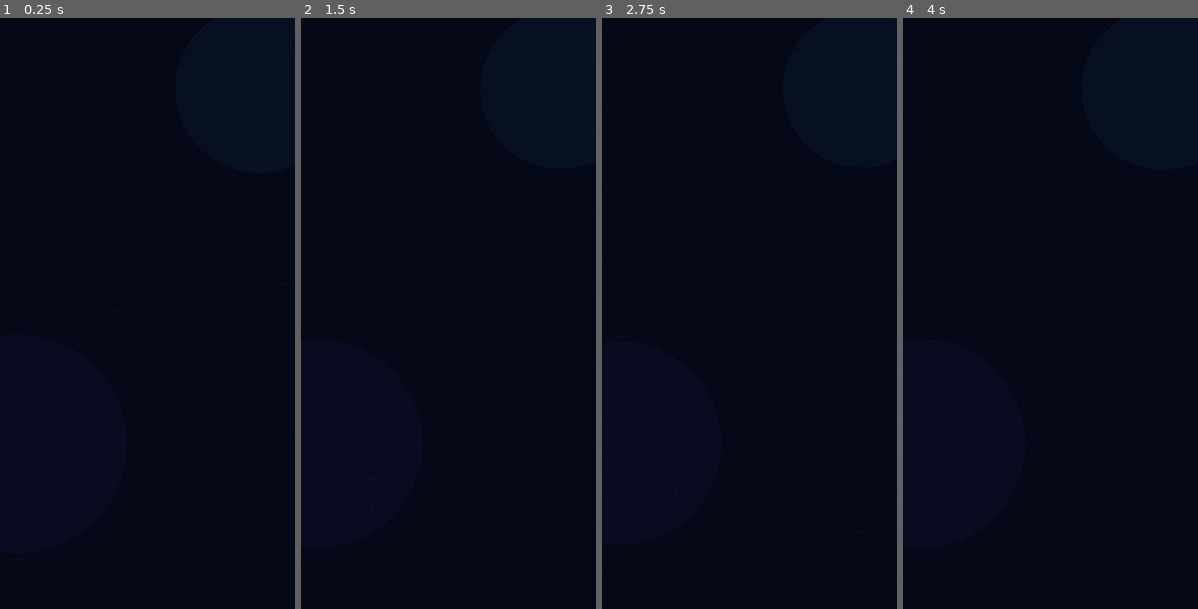
Above: before the commit, frames 1-4 (left to right).
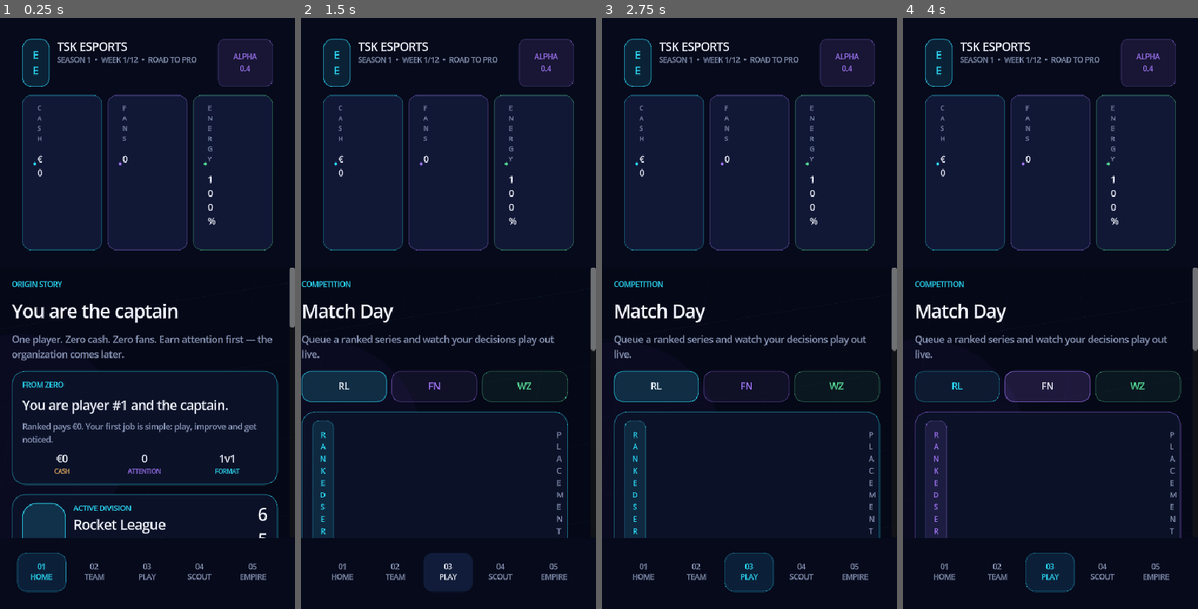
Above: after the commit, the same moments.

Repository: JasonTSKowner/E-Sport-Empire
Game: Godot game, scene res://scenes/Main.tscn
Same seed, same stepped clock (60 frames per second), same inputs: the game is played once before the commit and once after it.
Inputs (mouse positions are in pixels of both pictures, inside the frame that each line leads up to):
- Up to frame 1 (0.25 s): no input
- Up to frame 2 (1.5 s): click (448, 573) at 0.5 s, where only the run after the commit has a clickable "03 PLAY"; click (448, 573) at 1.25 s, where only the run after the commit has a clickable "03 PLAY"
- Up to frame 3 (2.75 s): click (643, 384) at 2 s, where only the run after the commit has a clickable "RL"
- Up to frame 4 (4 s): click (956, 384) at 2.75 s, where only the run after the commit has a clickable "RL"; click (1047, 384) at 3.5 s, where only the run after the commit has a clickable "FN"

The runs differ from the first frame. In frame 1, 26% of the frame differs, in the area x 4-100%, y 3-98%; in frame 2, 26%; in frame 3, 26%; in frame 4, 26%.
Error before the commit: Parse Error: Function "_origin_card()" not found in base self. (res://scripts/main.gd:311)

Commit message:
v0.4: captain origin cards, contacts, streaming and cups UI

Diff:
--- a/scripts/main.gd
+++ b/scripts/main.gd
@@ -321,6 +321,52 @@
 	page_content.add_child(_section_title("RECENT FORM", "Your latest organization results."))
 	_build_history_list(page_content, 4)
 
+func _origin_card() -> Control:
+	var panel := UI.card(UI.CYAN)
+	var box := VBoxContainer.new()
+	box.add_theme_constant_override("separation", 10)
+	panel.add_child(box)
+	box.add_child(UI.overline("FROM ZERO", UI.CYAN))
+	box.add_child(UI.label("You are player #1 and the captain.", 19, UI.TEXT, 800))
+	box.add_child(UI.label(
+		"Ranked pays €0. Your first job is simple: play, improve and get noticed.",
+		12,
+		UI.MUTED
+	))
+	var row := HBoxContainer.new()
+	row.add_child(_metric_block("CASH", GameDataRef.format_cash(int(game.data.get("cash", 0))), UI.GOLD))
+	row.add_child(_metric_block("ATTENTION", str(int(game.data.get("attention", 0))), UI.PURPLE))
+	row.add_child(_metric_block("FORMAT", game.match_format("Rocket League"), UI.CYAN))
+	box.add_child(row)
+	return panel
+
+
+func _contact_card(contact: Dictionary) -> Control:
+	var mode := str(contact.get("mode", "Rocket League"))
+	var accent: Color = GameDataRef.MODE_COLORS[mode]
+	var panel := UI.card(accent)
+	var row := HBoxContainer.new()
+	row.add_theme_constant_override("separation", 10)
+	panel.add_child(row)
+	var info := VBoxContainer.new()
+	info.size_flags_horizontal = Control.SIZE_EXPAND_FILL
+	info.add_child(UI.overline(str(contact.get("source", "MATCH CONTACT")), accent))
+	info.add_child(UI.label(str(contact.get("name", "Unknown")), 17, UI.TEXT, 800))
+	info.add_child(UI.label(
+		"%s  •  OVR %d  •  POT %d"
+		% [mode, game.player_overall(contact), int(contact.get("potential", 70))],
+		11,
+		UI.MUTED
+	))
+	row.add_child(info)
+	var accept := UI.button("QUEUE
+TOGETHER", accent, true, true)
+	accept.custom_minimum_size.x = 116
+	accept.pressed.connect(_accept_contact.bind(str(contact.get("id", ""))))
+	row.add_child(accept)
+	return panel
+
+
 func _club_hero() -> Control:
 	var mode: String = game.selected_mode()
 	var accent: Color = GameDataRef.MODE_COLORS[mode]
@@ -639,6 +685,82 @@
 	page_content.add_child(_match_prep_card(mode))
 	page_content.add_child(_section_title("RECENT RESULTS", "%s match history" % mode))
 	_build_history_list(page_content, 5, mode)
+
+
+func _streaming_card() -> Control:
+	var stream: Dictionary = game.data.get("streaming", {})
+	var enabled := game.streaming_enabled()
+	var plan := game.stream_plan()
+	var followers := int(stream.get("followers", 0))
+	var panel := UI.card(UI.PURPLE if enabled else UI.CYAN)
+	var box := VBoxContainer.new()
+	box.add_theme_constant_override("separation", 10)
+	panel.add_child(box)
+	var top := HBoxContainer.new()
+	var info := VBoxContainer.new()
+	info.size_flags_horizontal = Control.SIZE_EXPAND_FILL
+	info.add_child(UI.overline("PULSELIVE  •  %s" % plan.to_upper(), UI.PURPLE))
+	info.add_child(UI.label("Stream your ranked grind", 18, UI.TEXT, 800))
+	info.add_child(UI.label(
+		"Attention first. Early streams can genuinely sit at 0–3 viewers.",
+		11,
+		UI.MUTED
+	))
+	top.add_child(info)
+	var live_badge := UI.badge("ARMED" if enabled else "OFF", UI.GREEN if enabled else UI.MUTED)
+	top.add_child(live_badge)
+	box.add_child(top)
+	var stats := HBoxContainer.new()
+	stats.add_child(_metric_block("FOLLOWERS", str(followers), UI.PURPLE))
+	stats.add_child(_metric_block("PEAK", str(int(stream.get("peak_viewers", 0))), UI.CYAN))
+	stats.add_child(_metric_block("TOTAL VIEWS", str(int(stream.get("total_views", 0))), UI.GREEN))
+	box.add_child(stats)
+	var toggle := UI.button(
+		"STREAM NEXT MATCH: ON" if enabled else "GO LIVE NEXT MATCH",
+		UI.PURPLE,
+		enabled
+	)
+	toggle.pressed.connect(_toggle_stream)
+	box.add_child(toggle)
+	if plan == "Free":
+		var upgrade := UI.button("CREATOR PLAN  •  €8 / 30 DAYS", UI.GOLD, false, true)
+		upgrade.pressed.connect(_buy_stream_plan.bind("Creator"))
+		box.add_child(upgrade)
+	elif plan == "Creator":
+		var upgrade := UI.button("PRO PLAN  •  €20 / 30 DAYS", UI.GOLD, false, true)
+		upgrade.pressed.connect(_buy_stream_plan.bind("Pro"))
+		box.add_child(upgrade)
+	box.add_child(UI.label(
+		"Paid plans slightly improve tools/discovery. They never guarantee viewers.",
+		10,
+		UI.DIM
+	))
+	return panel
+
+
+func _cup_card(mode: String) -> Control:
+	var played := int(game.mode_record(mode).get("played", 0))
+	var unlocked := played >= 3
+	var panel := UI.card(UI.GOLD)
+	var box := VBoxContainer.new()
+	box.add_theme_constant_override("separation", 9)
+	panel.add_child(box)
+	box.add_child(UI.overline("COMMUNITY EVENTS", UI.GOLD))
+	box.add_child(UI.label("Small online cup", 18, UI.TEXT, 800))
+	box.add_child(UI.label(
+		"Ranked pays nothing. Small cups are your first realistic shot at €12–€35 prize money.",
+		11,
+		UI.MUTED
+	))
+	var enter := UI.button(
+		"ENTER COMMUNITY CUP" if unlocked else "%d / 3 RANKED MATCHES" % played,
+		UI.GOLD,
+		unlocked
+	)
+	enter.disabled = not unlocked
+	enter.pressed.connect(_enter_cup.bind(mode))
+	box.add_child(enter)
+	return panel
 
 
 func _versus_team(title: String, subtitle: String, accent: Color) -> Control:
@@ -954,6 +1076,22 @@
 	numbers.add_child(mmr)
 	row.add_child(numbers)
 	return panel
+
+
+func _accept_contact(contact_id: String) -> void:
+	_handle_action(game.accept_contact(contact_id), "home")
+
+
+func _toggle_stream() -> void:
+	_handle_action(game.set_streaming_enabled(not game.streaming_enabled()), "play")
+
+
+func _buy_stream_plan(plan: String) -> void:
+	_handle_action(game.buy_stream_plan(plan), "play")
+
+
+func _enter_cup(mode: String) -> void:
+	_handle_action(game.play_community_cup(mode), "play")
 
 
 func _collect_sponsor() -> void:
